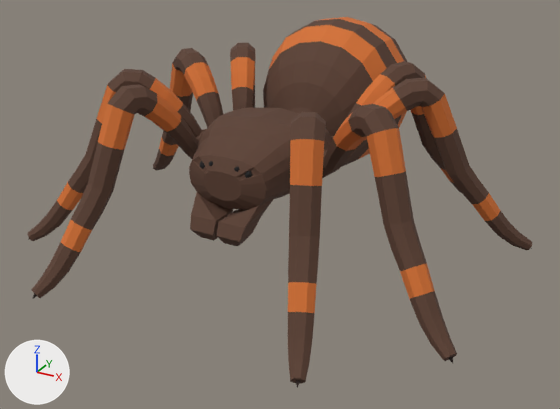
One commit to the glTF model creatures/experiments/boxmodel/abc/t7x/zoo/spider/stage4/spider.glb: the scene before it, then after it.
Rendered twice from a 50 mm lens placed at (1.5, -2.83, 1.52), pointed at (0.04, -0.16, 0.19). The axes (+X, +Y, +Z) are drawn at lower left. The lights are the same throughout. The older version comes first. Vertices at exactly the same position are counted once.

Objects in the first picture: 'body' and 2 more.
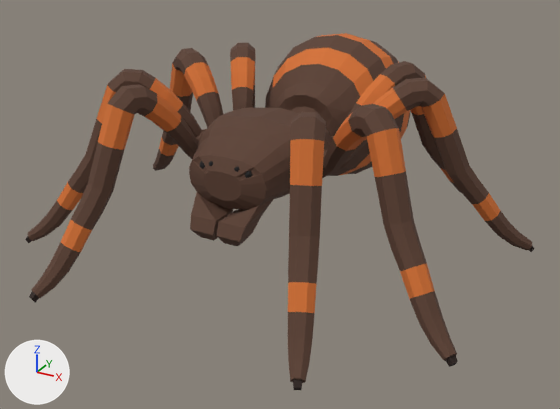
Scene script edits in JSON lines:
```json
{"block": "me_body", "where": "# used by ob_body; location = (0.0, 0.0, 0.0)"}
{"op": "remove", "block": "me_body", "code": "me_body.from_pydata(...)  # 1616 vertices, 3228 faces; spans x -1.01..1.01, y -1.02..0.87, z 0.0..0.87"}
{"op": "add", "block": "me_body", "code": "me_body.from_pydata(...)  # 1616 vertices, 3228 faces; spans x -1.01..1.01, y -1.02..0.91, z 0.0..0.8"}
{"block": "me_body", "change": "me_body part 1"}
{"block": "me_body", "change": "14 vertices are removed from x -0.11..0.11, y 0.11..0.15, z 0.34..0.65"}
{"block": "me_body", "change": "76 faces are deleted"}
{"block": "me_body", "change": "4 vertices in x -0.18..0.18, y 0.72..0.78, z 0.34 move by (0.0, -0.02, -0.13)"}
{"block": "me_body", "change": "3 vertices in x -0.08..0.08, y 0.15, z 0.26..0.27 move by (0.0, -0.03, 0.0)"}
{"block": "me_body", "change": "3 vertices in x -0.09..0.09, y 0.2, z 0.72..0.73 move by (0.0, 0.07, -0.03)"}
{"block": "me_body", "change": "3 vertices in x -0.13..0.13, y 0.36, z 0.21..0.23 move by (0.0, -0.04, -0.05)"}
{"block": "me_body", "change": "3 vertices in x -0.12..0.12, y 0.36, z 0.84..0.86 move by (0.0, 0.09, -0.06)"}
{"block": "me_body", "change": "3 vertices in x -0.14..0.14, y 0.46, z 0.2..0.22 move by (0.0, -0.05, -0.07)"}
{"block": "me_body", "change": "179 vertices move from x -0.34..0.34, y 0.11..0.87, z 0.21..0.87 to x -0.34..0.34, y 0.1..0.91, z 0.12..0.79"}
{"block": "me_body", "change": "14 vertices are added at x -0.11..0.11, y 0.1..0.2, z 0.34..0.64"}
{"block": "me_body", "change": "76 new faces join them, mat_brown"}
{"block": "me_body", "change": "me_body part 2: 44 faces spanning x -0.3..0.3, y 0.24..0.76, z 0.12..0.8 switch from mat_brown to mat_orange"}
{"block": "me_body", "change": "me_body part 3: 36 faces spanning x -0.3..0.3, y 0.32..0.79, z 0.52..0.8 switch from mat_orange to mat_brown"}
```

Changed parts and their boxes (x1, y1, x2, y2) in the pictures (560 x 409 px; the box of a moved part takes in the faces that stretch with it):
```json
{"object": "body", "change": "reshaped", "before": [28, 17, 532, 384], "after": [28, 33, 532, 383]}
{"part": 1, "of": "me_body", "change": "moved or reshaped", "before": [263, 60, 407, 167], "after": [265, 64, 411, 176]}
{"part": 2, "of": "me_body", "change": "recoloured", "before": [269, 19, 407, 98], "after": [273, 33, 399, 97]}
{"part": 3, "of": "me_body", "change": "recoloured", "before": [269, 17, 404, 81], "after": [274, 35, 398, 81]}
```
